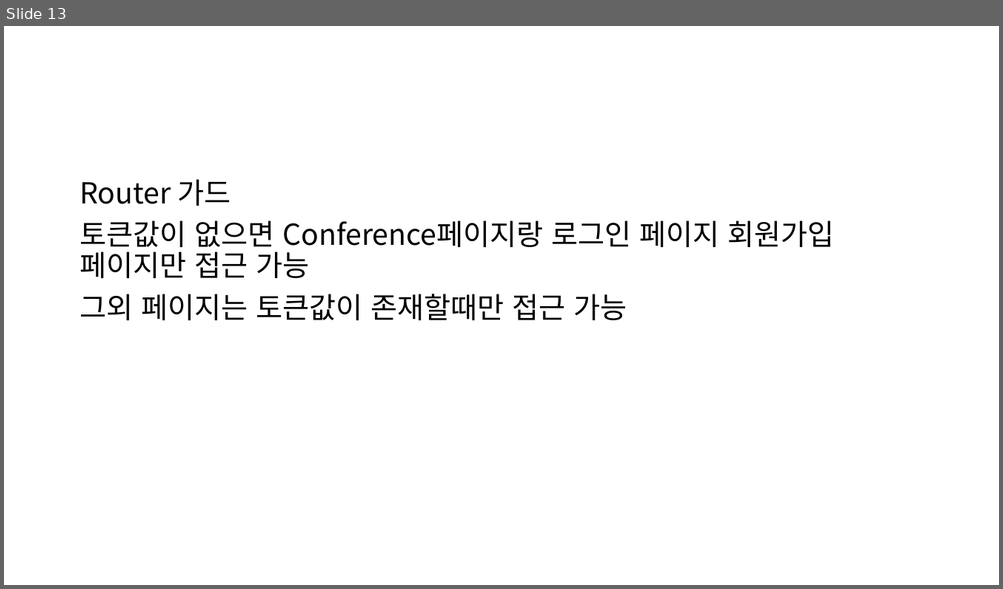
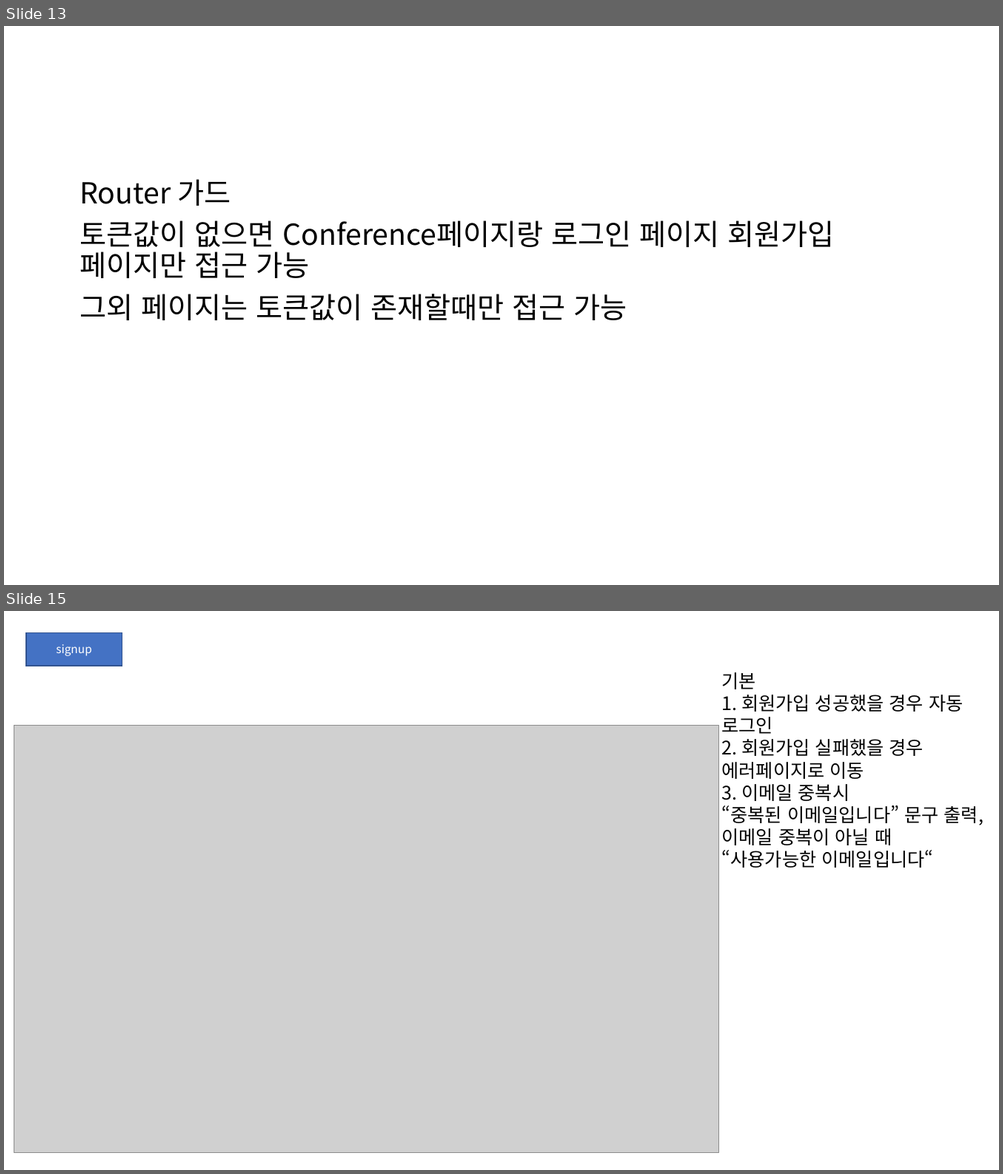
Before and after one commit to JongHoonJang/DEMEET, a slide deck: STUDY/jang/components.pptx. Shown one above the other, each under a label of ours: slide 13 before the commit, slides 13 and 15 after it; the slides between them are not shown. The pictures are 1003x589 and 1003x1174 pixels, drawn with LibreOffice and Linux fonts; fonts in the diff are those of the drawing; grey boxes stand for pictures. Boxes give left, top, right and bottom in pixels: in the first picture for what was removed or moved away, otherwise in the second. Text is boxed around its words. In the diff, an @@ line names an element or a change of style, - is before the commit and + after.

```diff
--- a/STUDY/jang/components.pptx
+++ b/STUDY/jang/components.pptx
@@ slide 15 added at box(4, 611, 999, 1170), background #FFFFFF @@
@@ rectangle added at box(26, 632, 122, 666), fill #4472C4, outline #325491 1 pt, 11 pt, text #FFFFFF @@
+signup
@@ text added at box(722, 672, 983, 868), 18 pt, text #000000 @@
+기본
+1. 회원가입 성공했을 경우 자동 로그인
+2. 회원가입 실패했을 경우 에러페이지로 이동
+3. 이메일 중복시
+“중복된 이메일입니다” 문구 출력,
+이메일 중복이 아닐 때
+“사용가능한 이메일입니다“
@@ picture added at box(14, 725, 719, 1153) @@
```
Also in this commit, not shown: 5 slides changed, 11 other slides added, 1 other file.
